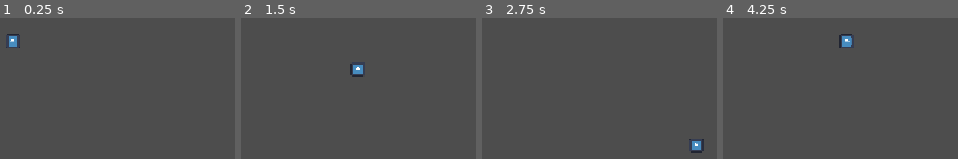
Above: before the commit, frames 1-4 (left to right).
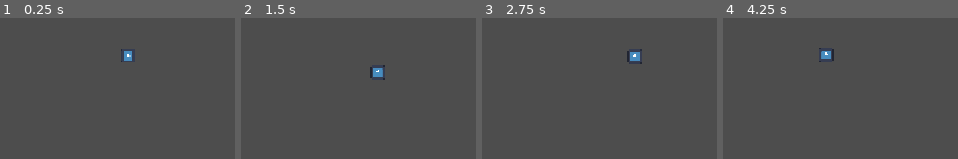
Above: after the commit, the same moments.

Repository: sigunthedeer/icg
Game: Godot game, scene res://cat.tscn
The game is run twice, just before and just after one commit, with the same random seed, the same clock (stepped at 60 frames per second) and the same inputs. The engine's default icon, where the game draws it, is replaced by a stand-in: a white triangle on a blue panel in a dark square.
Inputs:
- Up to frame 1 (0.25 s): no input
- Up to frame 2 (1.5 s): tap Enter at 0.5 s; hold Right (ui_right) 0.53-1.28 s; tap Space at 1.25 s; hold Down (ui_down) from 1.28 s (still down)
- Up to frame 3 (2.75 s): release Down (ui_down) at 2.03 s; hold Right (ui_right) from 2.03 s (still down)
- Up to frame 4 (4.25 s): release Right (ui_right) at 2.78 s; hold Up (ui_up) 2.78-3.53 s; hold Left (ui_left) from 3.53 s (still down)

The runs differ from the first frame. In frame 1, 0.6% of the frame differs, in the area x 2-57%, y 11-32%; in frame 2, 0.8%; in frame 3, 0.8%, in the area x 61-95%, y 21-96%; in frame 4, 0.8%.

Commit message:
Camera follows the cat

Diff:
--- a/cat.tscn
+++ b/cat.tscn
@@ -6,13 +6,17 @@
 [sub_resource type="RectangleShape2D" id="RectangleShape2D_52fj1"]
 
 [node name="Cat" type="CharacterBody2D" unique_id=1990045839]
+position = Vector2(576, 324)
 script = ExtResource("1_52fj1")
 
 [node name="CollisionShape2D" type="CollisionShape2D" parent="." unique_id=1014856102]
-position = Vector2(410.12488, 307.12476)
+position = Vector2(0.12487793, 4.124756)
 shape = SubResource("RectangleShape2D_52fj1")
 
 [node name="Sprite2D" type="Sprite2D" parent="." unique_id=1799933522]
-position = Vector2(410.125, 307.125)
+position = Vector2(0.124938965, 4.1249695)
 scale = Vector2(0.15820313, 0.15820324)
 texture = ExtResource("1_hcucf")
+
+[node name="Camera2D" type="Camera2D" parent="." unique_id=44164171]
+position_smoothing_enabled = true
